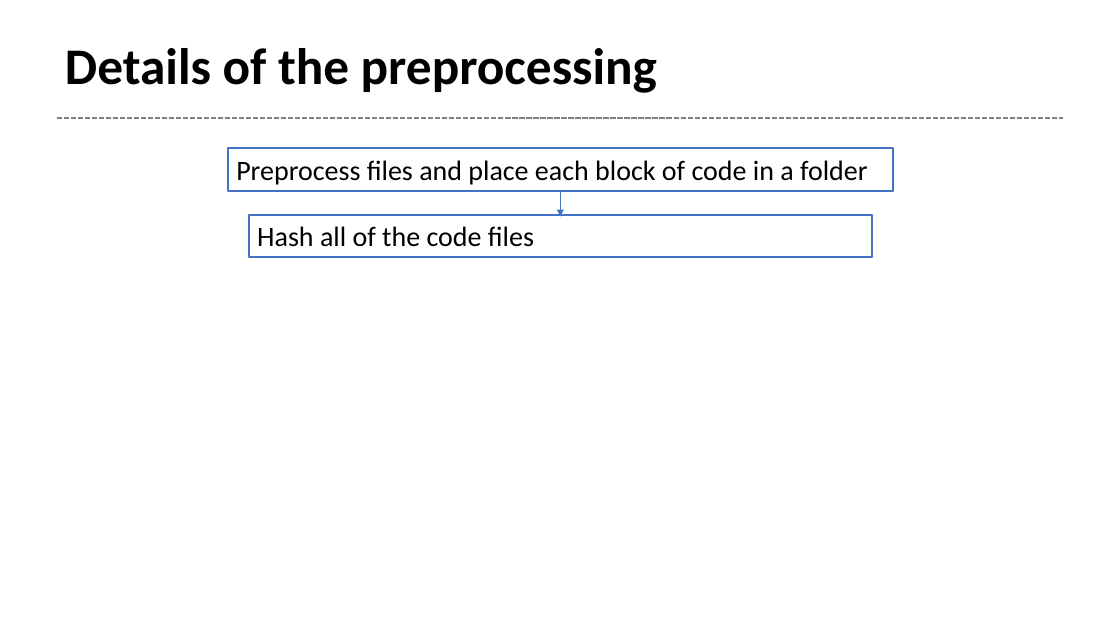
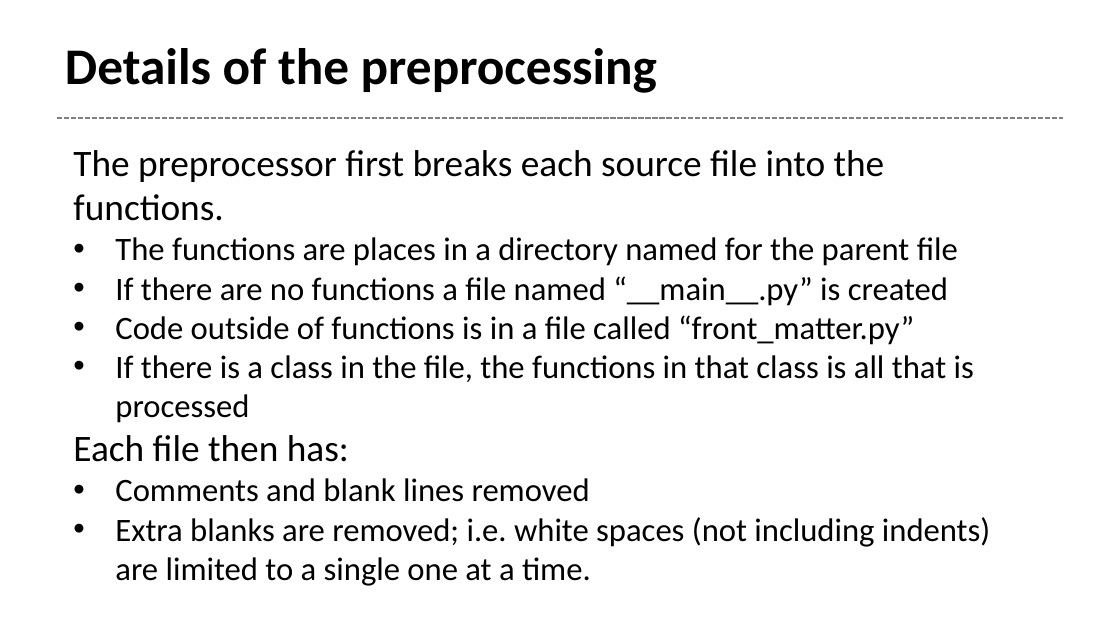
Before and after one commit to Tetricz/CodeCloneDetector, a slide deck: slide 4 of presentation.pptx. Drawn at 1120x630 pixels with LibreOffice and Linux fonts; fonts in the diff are those of the drawing. Boxes give left, top, right and bottom in pixels: in the first picture for what was removed or moved away, otherwise in the second. Text is boxed around its words. In the diff, an @@ line names an element or a change of style, - is before the commit and + after.

Commit message:
updated preprocessor slide

```diff
--- a/presentation.pptx
+++ b/presentation.pptx
@@ rectangle removed at <box>228,149,892,191</box> @@
-Preprocess files and place each block of code in a folder
@@ text added at <box>73,150,990,586</box>, 28 pt, text #000000 @@
+The preprocessor first breaks each source file into the functions.
+• The functions are places in a directory named for the parent file
+• If there are no functions a file named “__main__.py” is created
+• Code outside of functions is in a file called “front_matter.py”
+• If there is a class in the file, the functions in that class is all that is processed
+Each file then has:
+• Comments and blank lines removed
+• Extra blanks are removed; i.e. white spaces (not including indents) are limited to a single one at a time.
@@ arrow removed from (560, 191) to (560, 217) @@
@@ rectangle removed at <box>249,215,872,257</box> @@
-Hash all of the code files
```
Also in this commit, not shown: 1 other slide changed.
